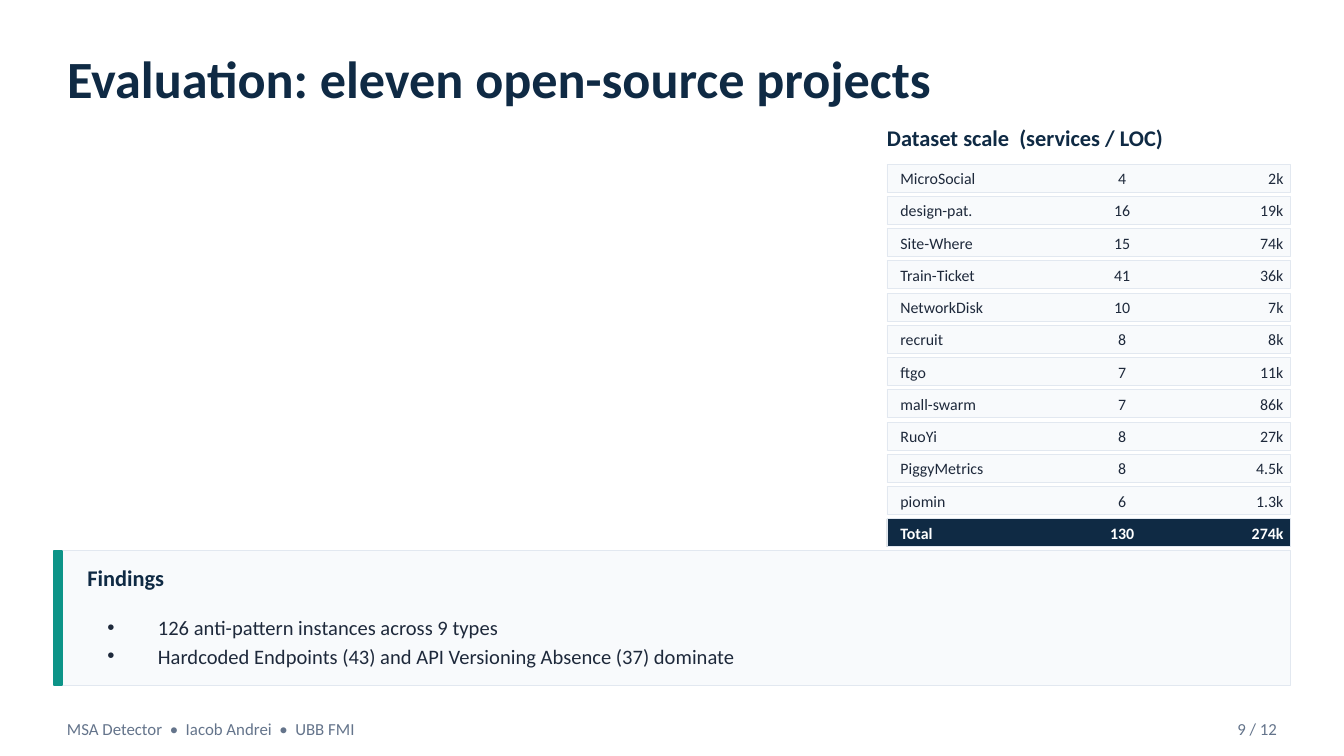
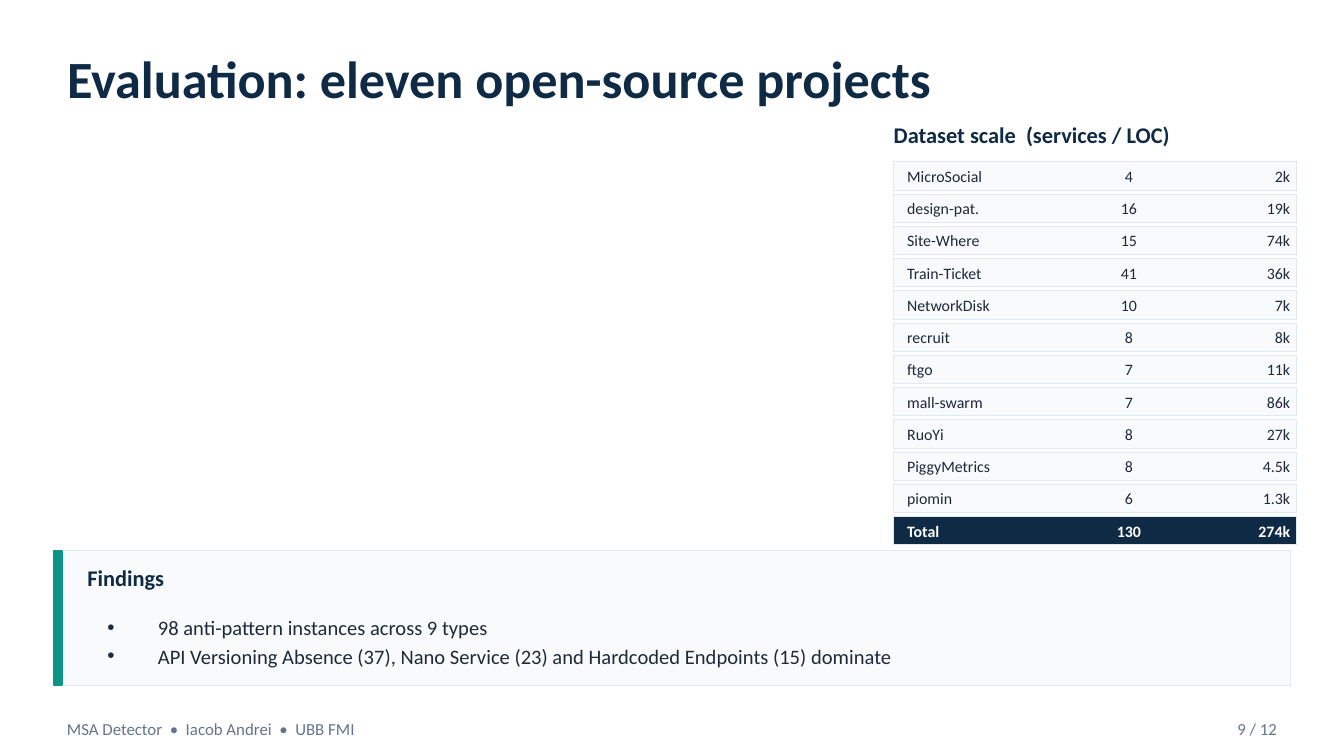
Before and after one commit to andrei45635/dissertation_backend, a slide deck: slide 9 of thesis/presentation/MSA_Detector_Defense.pptx. Drawn at 1344x756 pixels with LibreOffice and Linux fonts; fonts in the diff are those of the drawing. Boxes give left, top, right and bottom in pixels: in the first picture for what was removed or moved away, otherwise in the second. Text is boxed around its words. In the diff, an @@ line names an element or a change of style, - is before the commit and + after.

Commit message:
fix hardcoded endpoints detector, thesis and presentation

```diff
--- a/thesis/presentation/MSA_Detector_Defense.pptx
+++ b/thesis/presentation/MSA_Detector_Defense.pptx
@@ 12 texts, 4 rectangles: place and size @@
-12 texts, 4 rectangles at (887, 196, 1290, 482)
+12 texts, 4 rectangles at (894, 194, 1297, 480)
@@ 25 texts, 8 rectangles: place and size @@
-25 texts, 8 rectangles at (887, 129, 1290, 547)
+25 texts, 8 rectangles at (894, 126, 1297, 544)
@@ text at (158, 621, 891, 668): text changed @@
-• 126 anti-pattern instances across 9 types
-• Hardcoded Endpoints (43) and API Versioning Absence (37) dominate
+• 98 anti-pattern instances across 9 types
+• API Versioning Absence (37), Nano Service (23) and Hardcoded Endpoints (15) dominate
```
Also in this commit, not shown: 4 other slides changed, 35 other files.
